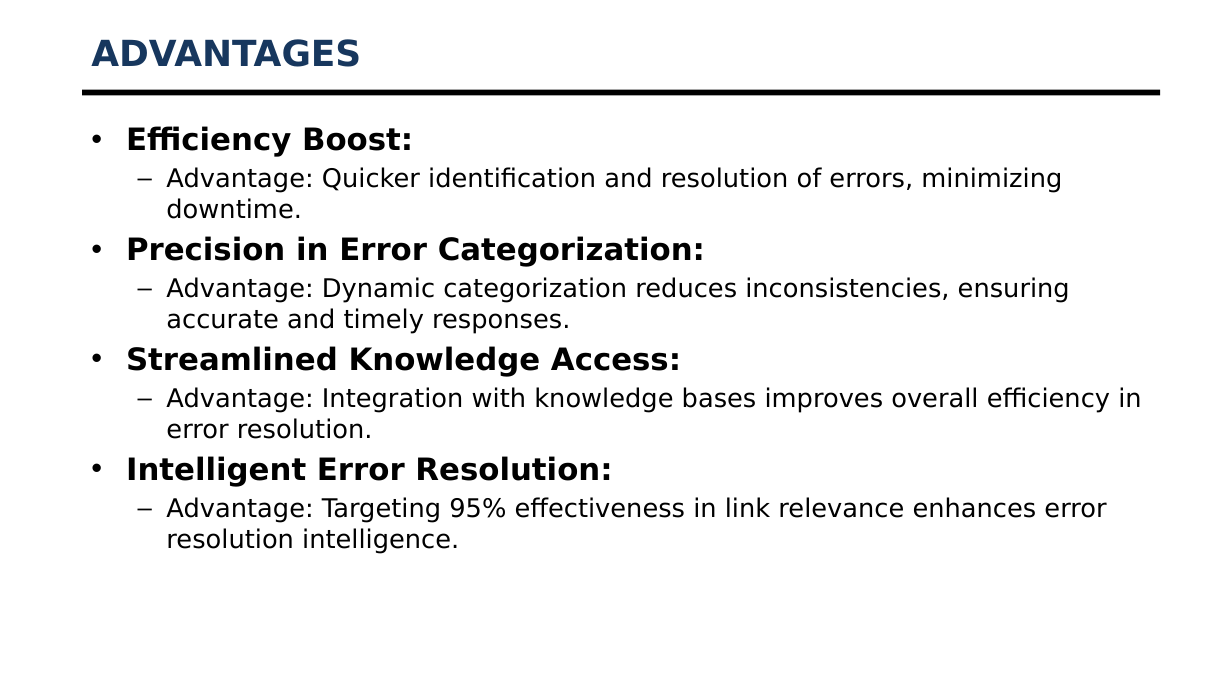
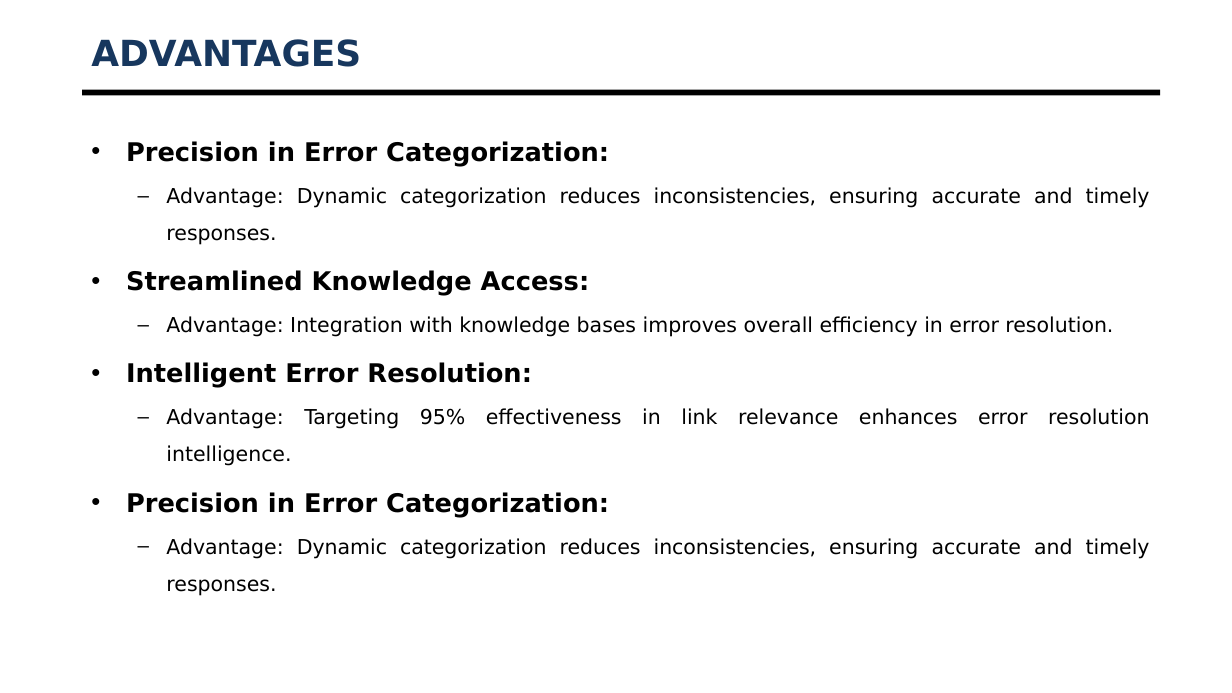
Before and after one commit to KiranspaceLDR/AI-Server-Log-Mangement-Software, a slide deck: slide 13 of Documentation/20201CEI0161_Final_Presentation.pptx (slide 14 before the commit). Drawn at 1232x693 pixels with LibreOffice and Linux fonts; fonts in the diff are those of the drawing; background and template pictures are left out. Boxes give left, top, right and bottom in pixels: in the first picture for what was removed or moved away, otherwise in the second. Text is boxed around its words. In the diff, an @@ line names an element or a change of style, - is before the commit and + after.

```diff
--- a/Documentation/20201CEI0161_Final_Presentation.pptx
+++ b/Documentation/20201CEI0161_Final_Presentation.pptx
@@ text at <box>126,126,1062,219</box>: paragraphs removed @@
-• Efficiency Boost:
-  – Advantage: Quicker identification and resolution of errors, minimizing downtime.
@@ text at <box>126,141,1150,466</box>: size 24 to 20 pt in "Precision in Error Categorization:", "Streamlined Knowledge Access:", "Intelligent Error Resolution:"; size 20 to 16 pt in "Advantage: Dynamic categorization reduces inconsistencies, e ...", "Advantage: Integration with knowledge bases improves overall ...", "Advantage: Targeting 95% effectiveness in link relevance ..."; alignment left to justified; line spacing 1 to 1.5 @@
@@ text at <box>126,492,1150,596</box>: paragraphs added @@
+• Precision in Error Categorization:
+  – Advantage: Dynamic categorization reduces inconsistencies, ensuring accurate and timely responses.
```
Also in this commit, not shown: 21 other slides changed, 4 slides removed, 4 other files.
